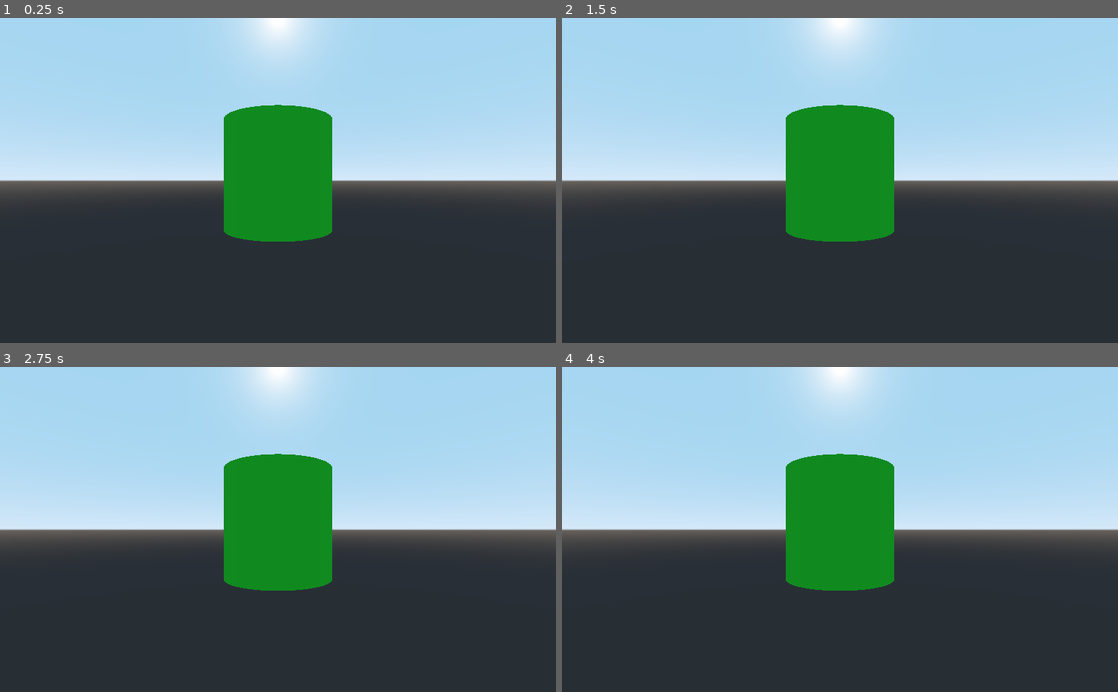
Above: before the commit, frames 1-4 (two rows, left to right).
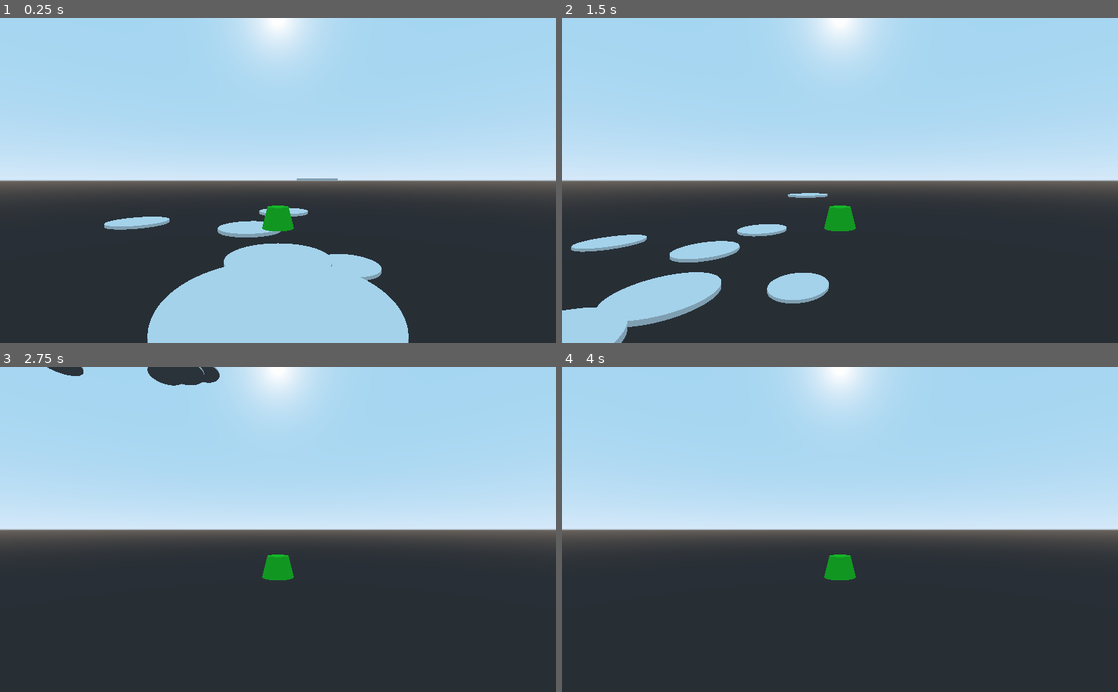
Above: after the commit, the same moments.

Repository: mishkarch/Escape
Game: Godot game, scene res://game objects/location/Location.tscn
The game is run twice, just before and just after one commit, with the same random seed, the same clock (stepped at 60 frames per second) and the same inputs.
Inputs:
- Up to frame 1 (0.25 s): no input
- Up to frame 2 (1.5 s): hold D (MOVE_RIGHT, bound only after the commit) 0.53-1.28 s; tap Space (JUMP, bound only after the commit) at 0.6, 0.77, 1.07, 1.35 s; hold S (MOVE_BACKWARD, bound only after the commit) from 1.28 s (still down)
- Up to frame 3 (2.75 s): tap Space (JUMP, bound only after the commit) at 1.52, 1.82, 2.1 s; release S (MOVE_BACKWARD, bound only after the commit) at 2.03 s; hold D (MOVE_RIGHT, bound only after the commit) from 2.03 s (still down)
- Up to frame 4 (4 s): release D (MOVE_RIGHT, bound only after the commit) at 2.78 s; hold W (MOVE_FORWARD, bound only after the commit) 2.78-3.53 s; tap Space (JUMP, bound only after the commit) at 2.85, 3.02, 3.32, 3.6, 3.77 s; tap Enter at 3.5 s; hold A (MOVE_LEFT, bound only after the commit) from 3.53 s (still down)

The runs differ from the first frame. In frame 1, 19% of the frame differs, in the area x 18-74%, y 26-100%; in frame 2, 13%; in frame 3, 8.3%; in frame 4, 7.5%.

Commit message:
добавил кувшинки и движение героя

Diff:
--- a/game objects/location/Location.tscn
+++ b/game objects/location/Location.tscn
@@ -1,7 +1,32 @@
-[gd_scene load_steps=2 format=2]
+[gd_scene load_steps=3 format=2]
 
 [ext_resource path="res://game objects/player/Player.tscn" type="PackedScene" id=1]
+[ext_resource path="res://game objects/water lily/WaterLily.tscn" type="PackedScene" id=2]
 
 [node name="Location" type="Spatial"]
 
 [node name="Player" parent="." instance=ExtResource( 1 )]
+
+[node name="WaterLily" parent="." instance=ExtResource( 2 )]
+transform = Transform( 1, 0, 0, 0, 1, 0, 0, 0, 1, 0, -0.946258, 0 )
+
+[node name="WaterLily2" parent="." instance=ExtResource( 2 )]
+transform = Transform( 1, 0, 0, 0, 1, 0, 0, 0, 1, 0, -0.52902, 2.3529 )
+
+[node name="WaterLily3" parent="." instance=ExtResource( 2 )]
+transform = Transform( 1, 0, 0, 0, 1, 0, 0, 0, 1, -6.70858, -0.946258, 2.88872 )
+
+[node name="WaterLily4" parent="." instance=ExtResource( 2 )]
+transform = Transform( 1, 0, 0, 0, 1, 0, 0, 0, 1, -0.87258, -0.946258, -2.95487 )
+
+[node name="WaterLily7" parent="." instance=ExtResource( 2 )]
+transform = Transform( 1, 0, 0, 0, 1, 0, 0, 0, 1, 2.17941, -2.12936, -2.95487 )
+
+[node name="WaterLily8" parent="." instance=ExtResource( 2 )]
+transform = Transform( 1, 0, 0, 0, 1, 0, 0, 0, 1, 0.230853, -0.735166, -5.2213 )
+
+[node name="WaterLily5" parent="." instance=ExtResource( 2 )]
+transform = Transform( 1, 0, 0, 0, 1, 0, 0, 0, 1, -5.02477, -0.946258, -3.98193 )
+
+[node name="WaterLily6" parent="." instance=ExtResource( 2 )]
+transform = Transform( 1, 0, 0, 0, 1, 0, 0, 0, 1, 1.91966, 0.622714, -7.08856 )
--- /dev/null
+++ b/game objects/player/Player.gd
@@ -0,0 +1,50 @@
+extends KinematicBody
+
+const GRAVITY = 10
+
+export var RUN_SPEED = 6
+export var JUMP_SPEED = 6
+
+var velocity: Vector3
+var move_direction = Vector3()
+
+var speed = RUN_SPEED
+const ACCEL = 3
+const DEACCEL = 5
+
+
+func _physics_process(delta):
+	process_input(delta)
+	process_movement(delta)
+
+
+func process_movement(delta: float):
+	move_direction.y = 0
+	move_direction = move_direction.normalized()
+
+	velocity.y -= delta * GRAVITY
+	var horiz_velocity = velocity
+	var target_velocity = move_direction * speed
+	var accel = ACCEL if move_direction.dot(horiz_velocity) > 0 else DEACCEL
+
+	horiz_velocity = lerp(horiz_velocity, target_velocity, accel * delta)
+	velocity.x = horiz_velocity.x
+	velocity.z = horiz_velocity.z
+	velocity = move_and_slide(velocity, Vector3(0,1,0))
+
+
+func process_input(delta: float):
+	Input.set_mouse_mode(Input.MOUSE_MODE_CAPTURED if OS.window_fullscreen else Input.MOUSE_MODE_VISIBLE)
+
+	var input_movement_vector = Vector2()
+	input_movement_vector.x = Input.get_action_strength("MOVE_RIGHT") - Input.get_action_strength("MOVE_LEFT")
+	input_movement_vector.y = Input.get_action_strength("MOVE_BACKWARD") - Input.get_action_strength("MOVE_FORWARD")
+	input_movement_vector = input_movement_vector.normalized()
+
+	move_direction = Vector3.ZERO
+	move_direction += transform.basis.z * input_movement_vector.y
+	move_direction += transform.basis.x * input_movement_vector.x
+
+	if is_on_floor():
+		if Input.is_action_just_pressed("JUMP"):
+			velocity.y = JUMP_SPEED
--- a/game objects/player/Player.tscn
+++ b/game objects/player/Player.tscn
@@ -1,20 +1,28 @@
-[gd_scene load_steps=4 format=2]
+[gd_scene load_steps=5 format=2]
+
+[ext_resource path="res://game objects/player/Player.gd" type="Script" id=1]
 
 [sub_resource type="CylinderShape" id=1]
+radius = 0.3
+height = 0.4
 
 [sub_resource type="CylinderMesh" id=2]
+top_radius = 0.2
+bottom_radius = 0.3
+height = 0.4
 
 [sub_resource type="SpatialMaterial" id=3]
 albedo_color = Color( 0.101961, 0.870588, 0.133333, 1 )
 
 [node name="Player" type="KinematicBody"]
+script = ExtResource( 1 )
 
 [node name="CollisionShape" type="CollisionShape" parent="."]
-transform = Transform( 1, 0, 0, 0, 1, 0, 0, 0, 1, 0, 1, 0 )
+transform = Transform( 1, 0, 0, 0, 1, 0, 0, 0, 1, 0, 0.2, 0 )
 shape = SubResource( 1 )
 
 [node name="MeshInstance" type="MeshInstance" parent="."]
-transform = Transform( 1, 0, 0, 0, 1, 0, 0, 0, 1, 0, 1, 0 )
+transform = Transform( 1, 0, 0, 0, 1, 0, 0, 0, 1, 0, 0.2, 0 )
 mesh = SubResource( 2 )
 material/0 = SubResource( 3 )
 
--- /dev/null
+++ b/game objects/water lily/WaterLily.tscn
@@ -0,0 +1,16 @@
+[gd_scene load_steps=3 format=2]
+
+[sub_resource type="CylinderMesh" id=1]
+height = 0.1
+
+[sub_resource type="CylinderShape" id=2]
+height = 0.2
+
+[node name="WaterLily" type="StaticBody"]
+
+[node name="MeshInstance" type="MeshInstance" parent="."]
+mesh = SubResource( 1 )
+material/0 = null
+
+[node name="CollisionShape" type="CollisionShape" parent="."]
+shape = SubResource( 2 )
--- a/project.godot
+++ b/project.godot
@@ -14,6 +14,38 @@
 run/main_scene="res://game objects/location/Location.tscn"
 config/icon="res://icon.png"
 
+[display]
+
+window/size/fullscreen=true
+
+[input]
+
+MOVE_FORWARD={
+"deadzone": 0.5,
+"events": [ Object(InputEventKey,"resource_local_to_scene":false,"resource_name":"","device":0,"alt":false,"shift":false,"control":false,"meta":false,"command":false,"pressed":false,"scancode":87,"physical_scancode":0,"unicode":0,"echo":false,"script":null)
+ ]
+}
+MOVE_BACKWARD={
+"deadzone": 0.5,
+"events": [ Object(InputEventKey,"resource_local_to_scene":false,"resource_name":"","device":0,"alt":false,"shift":false,"control":false,"meta":false,"command":false,"pressed":false,"scancode":83,"physical_scancode":0,"unicode":0,"echo":false,"script":null)
+ ]
+}
+MOVE_RIGHT={
+"deadzone": 0.5,
+"events": [ Object(InputEventKey,"resource_local_to_scene":false,"resource_name":"","device":0,"alt":false,"shift":false,"control":false,"meta":false,"command":false,"pressed":false,"scancode":68,"physical_scancode":0,"unicode":0,"echo":false,"script":null)
+ ]
+}
+MOVE_LEFT={
+"deadzone": 0.5,
+"events": [ Object(InputEventKey,"resource_local_to_scene":false,"resource_name":"","device":0,"alt":false,"shift":false,"control":false,"meta":false,"command":false,"pressed":false,"scancode":65,"physical_scancode":0,"unicode":0,"echo":false,"script":null)
+ ]
+}
+JUMP={
+"deadzone": 0.5,
+"events": [ Object(InputEventKey,"resource_local_to_scene":false,"resource_name":"","device":0,"alt":false,"shift":false,"control":false,"meta":false,"command":false,"pressed":false,"scancode":32,"physical_scancode":0,"unicode":0,"echo":false,"script":null)
+ ]
+}
+
 [physics]
 
 common/enable_pause_aware_picking=true
